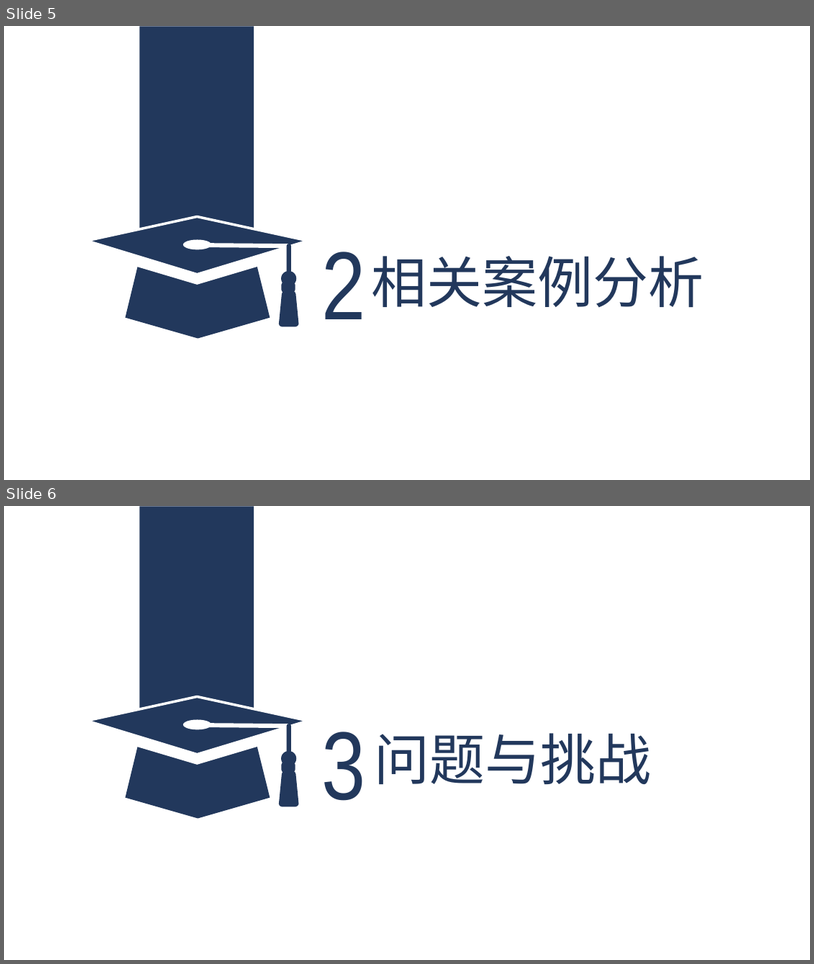
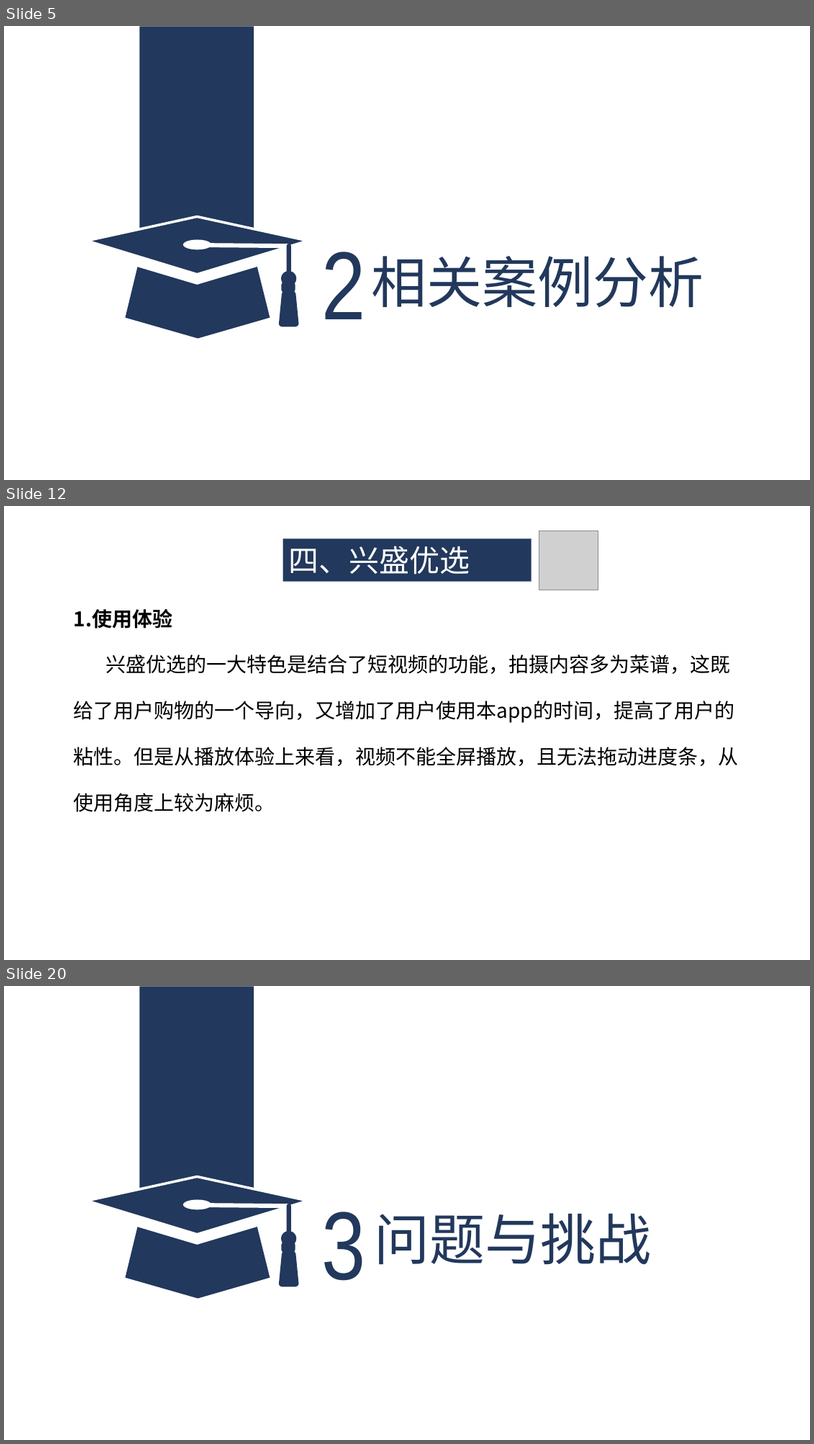
Before and after one commit to ZUCC-SRA2021-G05/Community-GB, a slide deck: 其他/软件项目管理原理与实践/软件项目管理原理与实践-主题确认/G05主题确认.pptx. Shown one above the other, each under a label of ours: slides 5 and 6 before the commit, slides 5, 12 and 20 after it; the slides between them are not shown. The pictures are 814x964 and 814x1444 pixels, drawn with LibreOffice and Linux fonts; fonts in the diff are those of the drawing; grey boxes stand for pictures. Boxes give left, top, right and bottom in pixels: in the first picture for what was removed or moved away, otherwise in the second. Text is boxed around its words. In the diff, an @@ line names an element or a change of style, - is before the commit and + after.

```diff
--- a/其他/软件项目管理原理与实践/软件项目管理原理与实践-主题确认/G05主题确认.pptx
+++ b/其他/软件项目管理原理与实践/软件项目管理原理与实践-主题确认/G05主题确认.pptx
@@ slide 12 added at [4,506,810,960], background #FFFFFF @@
@@ rectangle added at [283,538,532,582], fill #22385C, 36 pt, text #FFFFFF @@
+四、兴盛优选
@@ picture added at [540,530,598,590] @@
@@ text added at [74,609,739,812], 24 pt, text #000000 @@
+1.使用体验
+兴盛优选的一大特色是结合了短视频的功能，拍摄内容多为菜谱，这既给了用户购物的一个导向，又增加了用户使用本app的时间，提高了用户的粘性。但是从播放体验上来看，视频不能全屏播放，且无法拖动进度条，从使用角度上较为麻烦。
@@ what was slide 6 is now slide 20 @@
```
Also in this commit, not shown: 13 other slides added.
